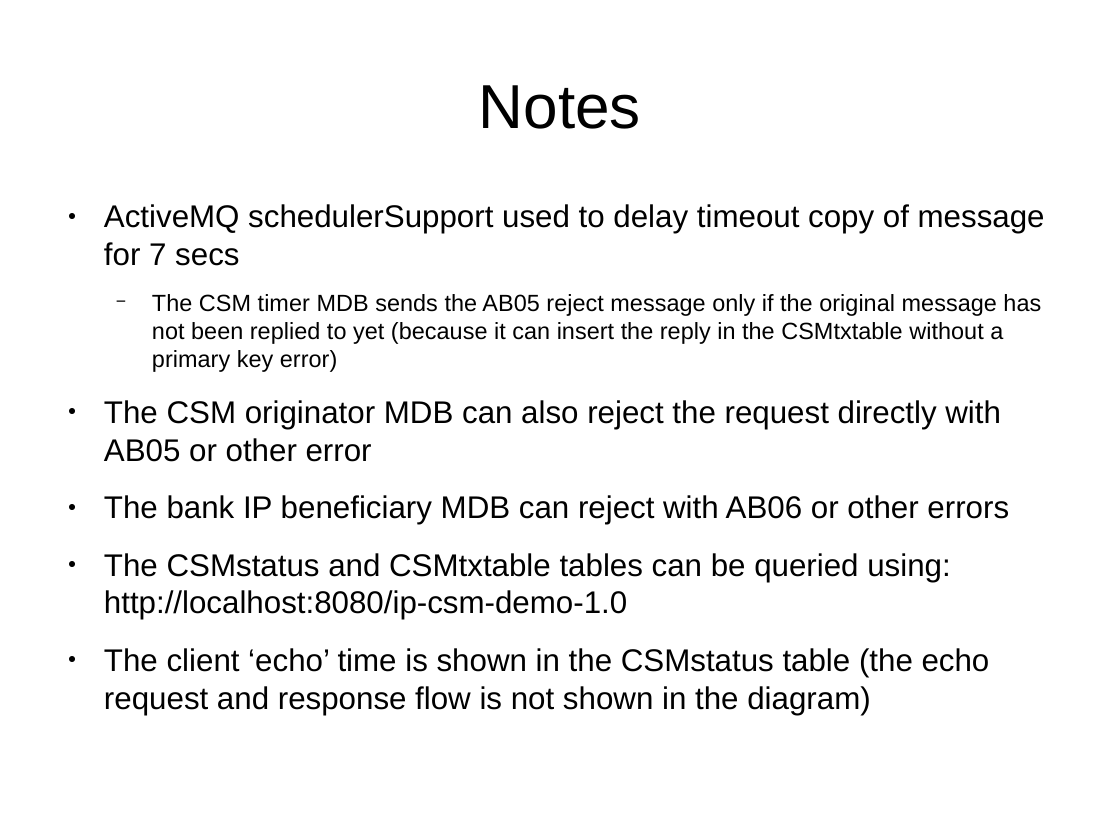
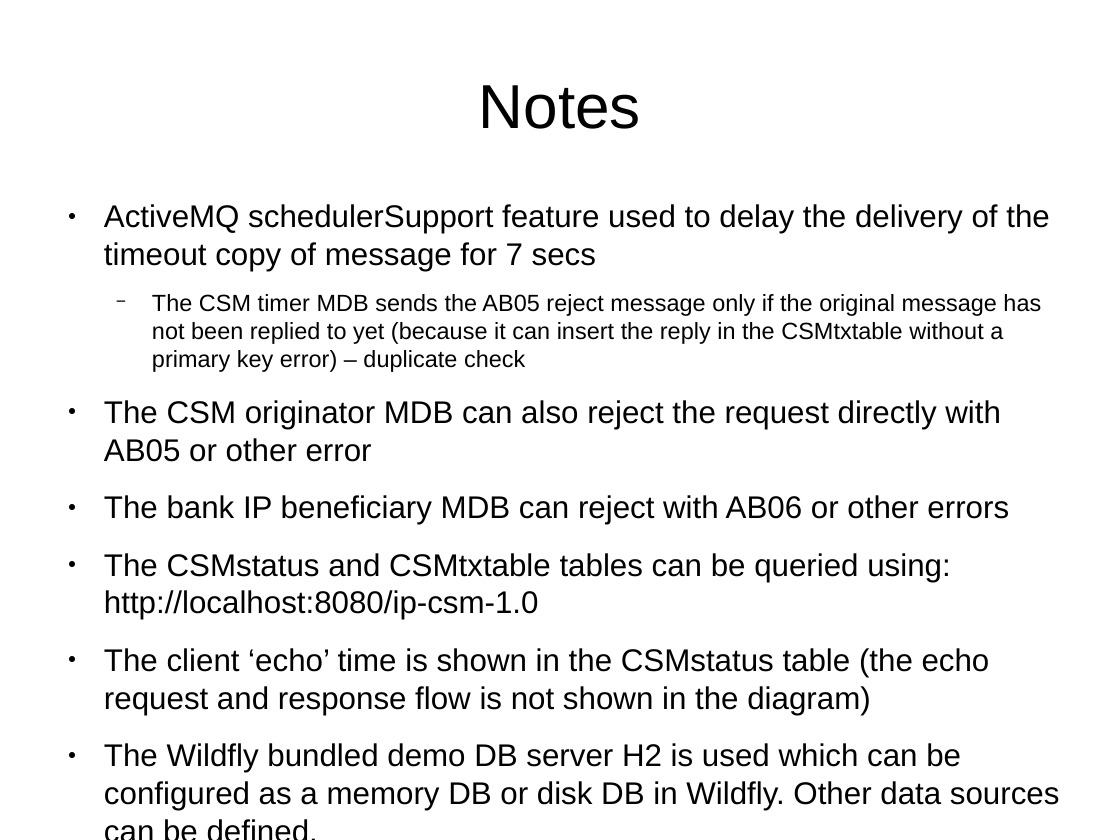
Before and after one commit to arsuk/ip-mdb-csm, a slide deck: slide 2 of CSMmock.odp. Drawn at 1120x840 pixels with LibreOffice and Linux fonts; fonts in the diff are those of the drawing. Boxes give left, top, right and bottom in pixels: in the first picture for what was removed or moved away, otherwise in the second. Text is boxed around its words. In the diff, an @@ line names an element or a change of style, - is before the commit and + after.

Commit message:
New message handling - alow for Artemis non-FT behavior

```diff
--- a/CSMmock.odp
+++ b/CSMmock.odp
@@ text at [104, 204, 1049, 372]: text changed @@
-● ActiveMQ schedulerSupport used to delay timeout copy of message for 7 secs
-  − The CSM timer MDB sends the AB05 reject message only if the original message has not been replied to yet (because it can insert the reply in the CSMtxtable without a primary key error)
+● ActiveMQ schedulerSupport feature used to delay the delivery of the timeout copy of message for 7 secs
+  − The CSM timer MDB sends the AB05 reject message only if the original message has not been replied to yet (because it can insert the reply in the CSMtxtable without a primary key error) – duplicate check
@@ text at [104, 553, 950, 620]: text changed @@
-● The CSMstatus and CSMtxtable tables can be queried using: http://localhost:8080/ip-csm-demo-1.0
+● The CSMstatus and CSMtxtable tables can be queried using: http://localhost:8080/ip-csm-1.0
@@ text at [104, 743, 1060, 810]: paragraph added @@
+● The Wildfly bundled demo DB server H2 is used which can be configured as a memory DB or disk DB in Wildfly. Other data sources can be defined.
```
Also in this commit, not shown: 1 other slide changed, 17 other files.
